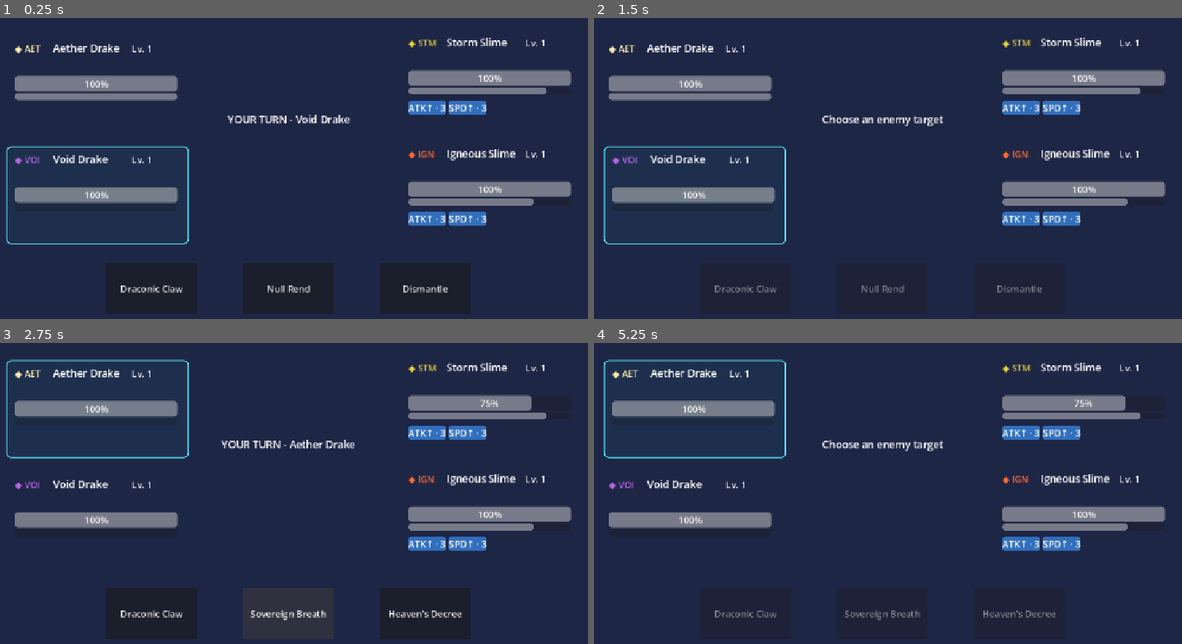
Above: before the commit, frames 1-4 (two rows, left to right).
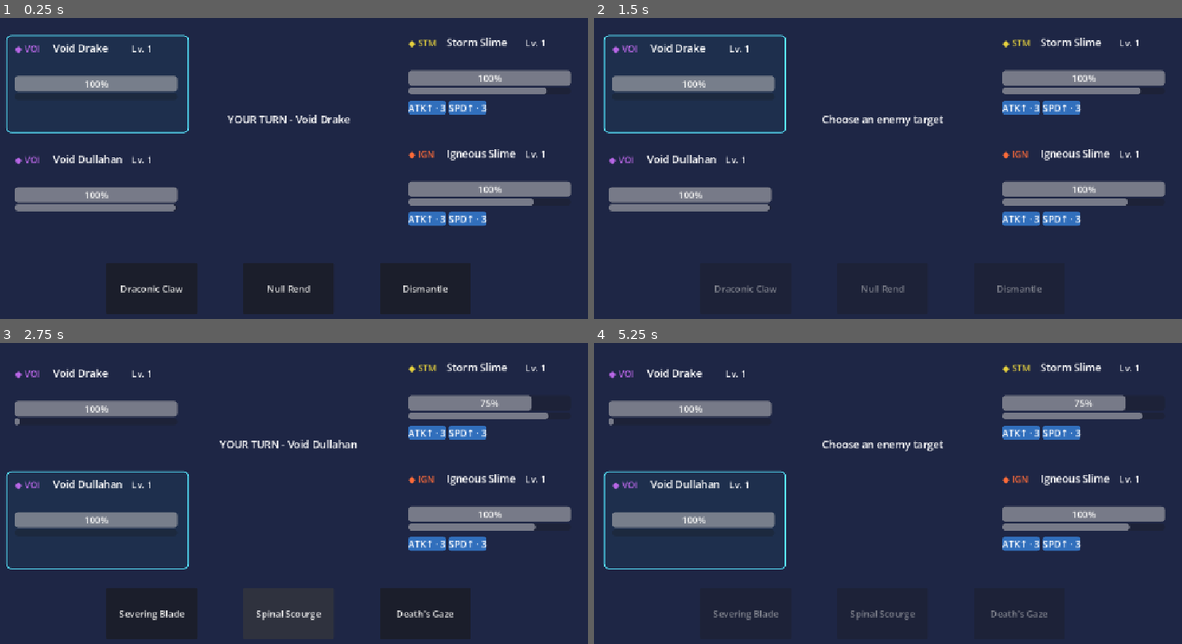
Above: after the commit, the same moments.

Repository: Akharyuu/monster-rpg
Game: Godot game, scene res://scenes/battle/battle_screen.tscn
Two runs of this game, one before a commit and one after it. Both use one fixed random seed, a clock stepped at 60 frames per second and the inputs below.
Inputs (mouse positions are in pixels of both pictures, inside the frame that each line leads up to):
- Up to frame 1 (0.25 s): no input
- Up to frame 2 (1.5 s): click "Draconic Claw" at 0.5 s; click (1087, 78) at 1.27 s
- Up to frame 3 (2.75 s): click "Null Rend" at 2 s
- Up to frame 4 (5.25 s): click "Draconic Claw" (after the commit: "Severing Blade") at 2.75 s; click "Sovereign Breath" (after the commit: "Spinal Scourge") at 3.5 s; click "Heaven's Decree" (after the commit: "Death's Gaze") at 4.25 s; click (1087, 403) at 5.02 s

The runs differ from the first frame. In frame 1, 2.8% of the frame differs, in the area x 1-33%, y 5-76%; in frame 2, 3.6%; in frame 3, 2.6%; in frame 4, 2.8%.

Commit message:
Add Void Dullahan to playable test team

Diff:
--- a/godot/scenes/battle/battle_screen.gd
+++ b/godot/scenes/battle/battle_screen.gd
@@ -39,10 +39,10 @@
 func _ready() -> void:
     allies = [
         PrototypeFactoryScript.create_level_one_monster(
-            "drake_void"
+            "dullahan_void"
         ),
         PrototypeFactoryScript.create_level_one_monster(
-            "drake_aether"
+            "drake_void"
         )
     ]
 
@@ -537,6 +537,10 @@
             return "SILENCE!"
         "oblivion":
             return "OBLIVION!"
+        "heal_block":
+            return "HEAL BLOCK!"
+        "vulnerability":
+            return "VULNERABLE!"
         _:
             return effect_id.to_upper()
 
